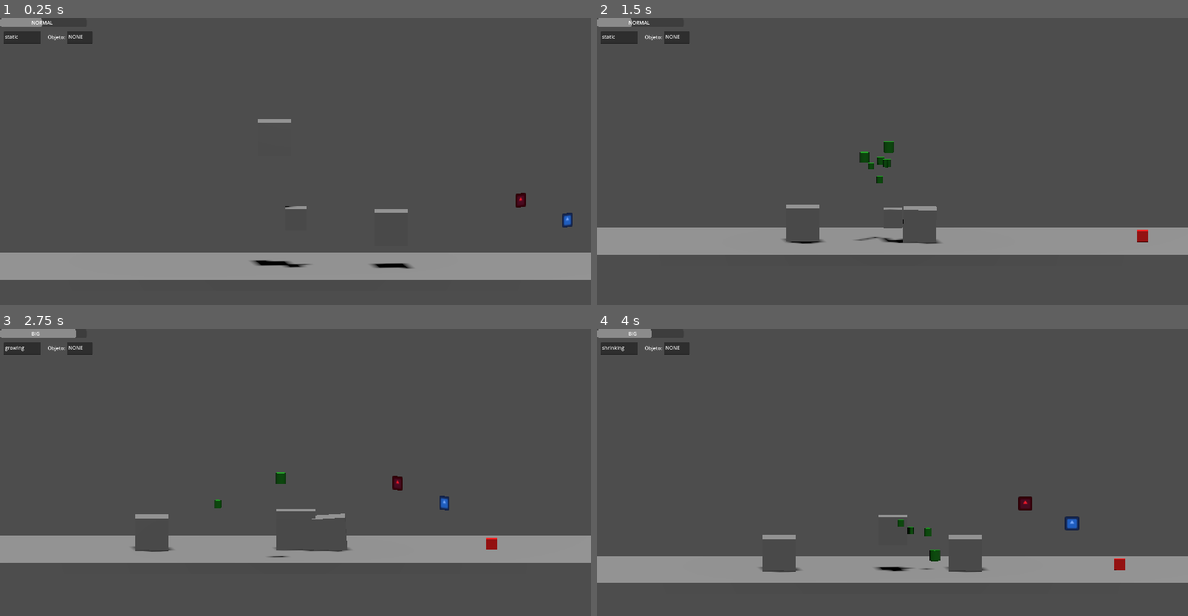
Above: before the commit, frames 1-4 (two rows, left to right).
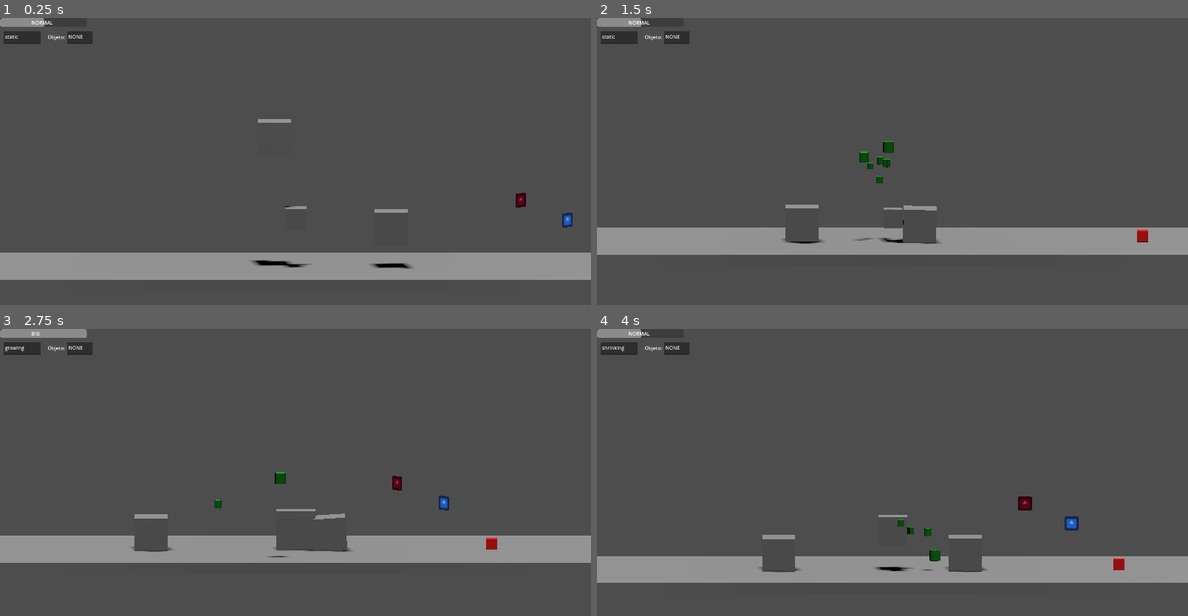
Above: after the commit, the same moments.

Repository: Isaac-Salas/GameOff2023
Game: Godot game, scene res://Levels/LevelTest.tscn
Same seed, same stepped clock (60 frames per second), same inputs: the game is played once before the commit and once after it. The engine's default icon, where the game draws it, is replaced by a stand-in: a white triangle on a blue panel in a dark square.
Inputs:
- Up to frame 1 (0.25 s): no input
- Up to frame 2 (1.5 s): tap Enter (ui_accept) at 0.5, 0.77 s; hold Right (ui_right) 0.53-1.28 s; hold Z 0.53-1.28 s; tap X at 0.8, 1.35 s; hold Down (ui_down) from 1.28 s (still down)
- Up to frame 3 (2.75 s): tap Enter (ui_accept) at 1.52 s; tap C at 1.55 s; release Down (ui_down) at 2.03 s; hold Right (ui_right) from 2.03 s (still down); hold C from 2.03 s (still down); tap Z at 2.3 s
- Up to frame 4 (4 s): release Right (ui_right) at 2.78 s; release C at 2.78 s; hold Up (ui_up) 2.78-3.53 s; tap Z at 2.85 s; tap Enter (ui_accept) at 3.02, 3.77 s; tap X at 3.05 s; hold Left (ui_left) from 3.53 s (still down); hold X from 3.53 s (still down); tap C at 3.8 s

The runs differ from the first frame. In frame 1, less than 0.1% of the frame differs, in the area x 7-8%, y 0-4%; in frame 2, less than 0.1%; in frame 3, 0.1%; in frame 4, 0.1%, in the area x 5-90%, y 0-85%.

Commit message:
UI bar and CURRENT fix
Made some changes so that the CURRENT and sizefactor variables get
updated more accurately, as well as the top left progress bar

Diff:
--- a/Player/PlayerTest.gd
+++ b/Player/PlayerTest.gd
@@ -12,12 +12,19 @@
 	var pos = get_node(".").position
 	#Updating the label
 	#print(GlobalVar.sizefactor)
-	if GlobalVar.sizefactor>=1.5:
-		GlobalVar.CURRENT = "BIG"
-	if GlobalVar.sizefactor<=0.5:
-		GlobalVar.CURRENT = "SMALL"
+
 	if GlobalVar.sizefactor==1:
 		GlobalVar.CURRENT = "NORMAL"
+	else:
+		if GlobalVar.sizefactor>1.5:
+			GlobalVar.CURRENT = "BIG"
+		else:
+			GlobalVar.CURRENT = "NORMAL"
+		if GlobalVar.sizefactor<0.5:
+			GlobalVar.CURRENT = "SMALL"
+
+
+
 
 	if not GlobalVar.state == "static" and GlobalVar.sizefactor <= 1:
 		GlobalVar.SPEED = 10 / (0.44 + GlobalVar.sizefactor)
@@ -43,9 +50,11 @@
 
 
 	if Input.is_key_pressed(KEY_X):
+		print(GlobalVar.CURRENT, GlobalVar.sizefactor)
 		shrink()
 
 	if Input.is_key_pressed(KEY_C):
+		print(GlobalVar.CURRENT, GlobalVar.sizefactor)
 		grow()
 
 	# Add the gravity.
@@ -88,7 +97,7 @@
 	move_and_slide()
 
 func grow():
-	if GlobalVar.sizefactor <= 2:
+	if GlobalVar.sizefactor < 2:
 		get_node("MeshInstance3D").scale += Vector3(rate,rate,0)
 		get_node("CollisionShape3D").scale += Vector3(rate,rate,0)
 		get_node("ColisionperuanaDer2").position.x += rate
@@ -102,7 +111,7 @@
 		get_node("ColisionperuanaDer2").position.y = 0
 		get_node("ColisionperuanaIzq").position.y = 0
 		GlobalVar.sizeM = get_node("CollisionShape3D").scale
-		GlobalVar.sizefactor = GlobalVar.sizeM.x
+		GlobalVar.sizefactor = snapped(GlobalVar.sizeM.x, 0.1)
 		GlobalVar.state = "growing"
 
 		$GPUParticles3D.process_material.set_collision_mode(2)
@@ -112,7 +121,7 @@
 		#GlobalVar.ProgBar += rate
 
 func shrink():
-	if GlobalVar.sizefactor >= 0.1:
+	if GlobalVar.sizefactor > 0.1:
 		get_node("MeshInstance3D").scale -= Vector3(rate,rate,0)
 		get_node("CollisionShape3D").scale -= Vector3(rate,rate,0)
 		get_node("ColisionperuanaDer2").position.x -= rate
@@ -126,7 +135,7 @@
 		get_node("ColisionperuanaDer2").position.y = 0
 		get_node("ColisionperuanaIzq").position.y = 0
 		GlobalVar.sizeM = get_node("CollisionShape3D").scale
-		GlobalVar.sizefactor = GlobalVar.sizeM.x
+		GlobalVar.sizefactor = snapped(GlobalVar.sizeM.x, 0.1)
 		GlobalVar.state = "shrinking"
 		$GPUParticles3D.process_material.direction = Vector3(0,1,0)
 		$GPUParticles3D.process_material.set("lifetime", 4)
--- a/UI/ui.tscn
+++ b/UI/ui.tscn
@@ -11,7 +11,12 @@
 
 # Called every frame. 'delta' is the elapsed time since the previous frame.
 func _process(delta):
-	value = GlobalVar.sizefactor
+	if GlobalVar.CURRENT == \"SMALL\":
+		value = 0
+	if GlobalVar.CURRENT == \"NORMAL\":
+		value = 1
+	if GlobalVar.CURRENT == \"BIG\":
+		value = 2
 "
 
 [sub_resource type="GDScript" id="GDScript_sg4ql"]
@@ -63,9 +68,8 @@
 [node name="ProgressBar" type="ProgressBar" parent="."]
 offset_right = 280.0
 offset_bottom = 27.0
-min_value = 0.1
 max_value = 2.0
-value = 0.1
+step = 1.0
 show_percentage = false
 script = SubResource("GDScript_exuw8")
 
